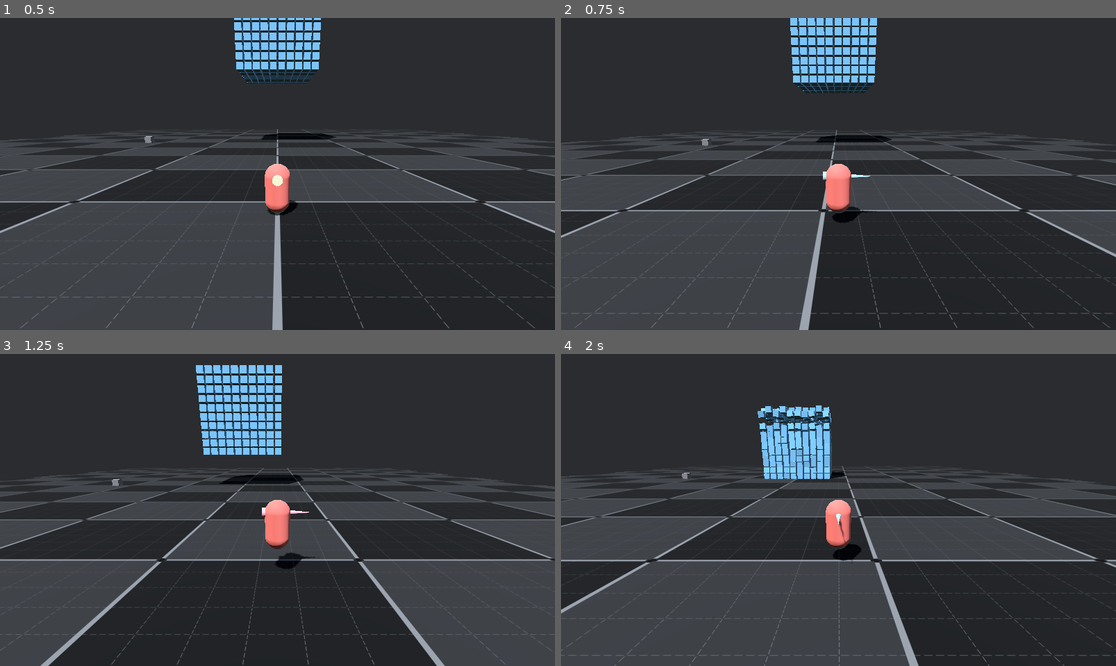
Above: before the commit, frames 1-4 (two rows, left to right).
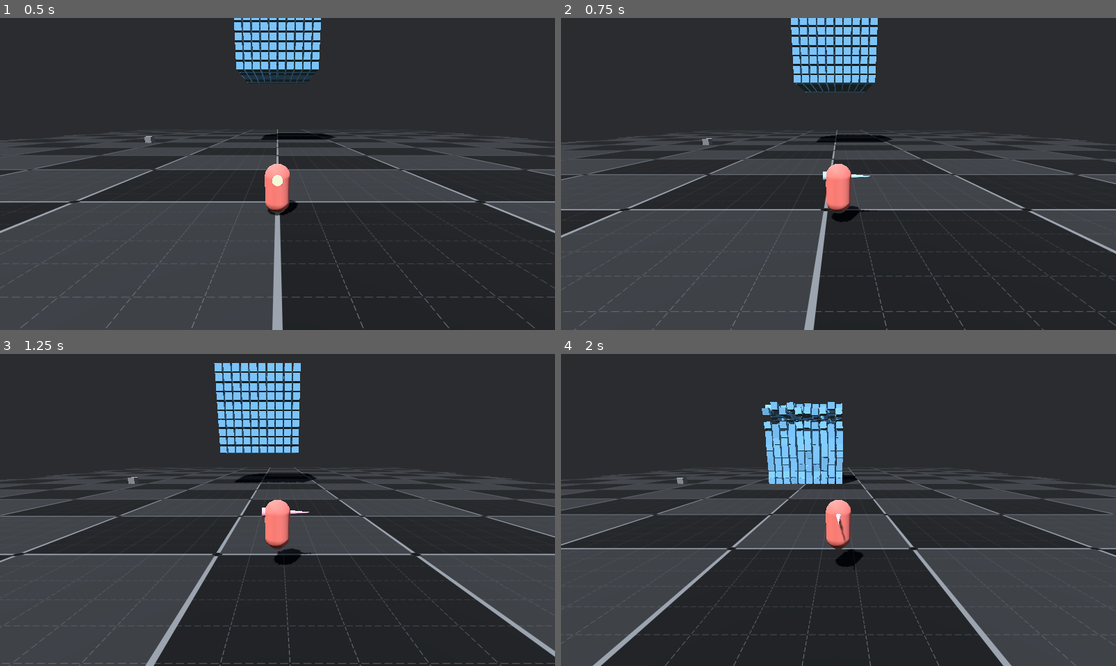
Above: after the commit, the same moments.

Repository: erikringwalters/jolt-test
Game: Godot game, scene res://main.tscn
The game is run twice, just before and just after one commit, with the same random seed, the same clock (stepped at 60 frames per second) and the same inputs.
Inputs (mouse positions are in pixels of both pictures, inside the frame that each line leads up to):
- Up to frame 1 (0.5 s): no input
- Up to frame 2 (0.75 s): move the mouse to (960, 158) at 0.52 s; hold D (move_right) from 0.53 s (still down); tap Space (jump) at 0.6 s
- Up to frame 3 (1.25 s): keep holding D (move_right); tap Space (jump) at 0.77, 1.07 s
- Up to frame 4 (2 s): move the mouse to (727, 525) at 1.27 s; release D (move_right) at 1.28 s; hold S (move_down) from 1.28 s (still down); click (727, 525) at 1.35 s; tap Space (jump) at 1.52, 1.55, 1.82 s

Frame 1 is identical in both runs. In frame 2, 4.2% of the frame differs, in the area x 0-100%, y 0-100%; in frame 3, 26%; in frame 4, 44%, in the area x 0-100%, y 15-100%.

Commit message:
limit jump movement

Diff:
--- a/scripts/player_rb.gd
+++ b/scripts/player_rb.gd
@@ -5,11 +5,12 @@
 
 
 @export_group("Movement")
-@export var move_speed := 10.0
+@export var move_speed := 7.5
 @export var acceleration := 50.0
 @export var rotation_speed := 12.0
-@export var jump_speed := 5.0
+@export var jump_speed := 4.5
 @export var jump_cooldown_time := 0.1
+@export var slow_movement_threshold := 0.1
 
 var _camera_input_direction := Vector2.ZERO
 var _last_movement_direction := Vector3.BACK
@@ -64,24 +65,27 @@
 	var move_direction := forward * raw_input.y + right * raw_input.x
 	move_direction.y = 0.0
 	move_direction = move_direction.normalized()
+
 	_set_state(move_direction)
 	_change_state_indicator_color()
-	var vel = linear_velocity.move_toward(move_direction * move_speed, acceleration * delta)
 
-	linear_velocity.x = clamp(vel.x, -move_speed, move_speed)
-	linear_velocity.z = clamp(vel.z, -move_speed, move_speed)
+	if state in [States.IDLE, States.RUNNING, States.SLIDING]:
+		# Movement
+		var vel = linear_velocity.move_toward(move_direction * move_speed, acceleration * delta)
+		linear_velocity.x = clamp(vel.x, -move_speed, move_speed)
+		linear_velocity.z = clamp(vel.z, -move_speed, move_speed)
 
-	if move_direction.length() > 0.2:
-		_last_movement_direction = move_direction
-	var target_angle := Vector3.BACK.signed_angle_to(_last_movement_direction, Vector3.UP)
-	_collision.global_rotation.y = target_angle
+		# Rotation
+		if move_direction.length() > slow_movement_threshold:
+			_last_movement_direction = move_direction
+		var target_angle := Vector3.BACK.signed_angle_to(_last_movement_direction, Vector3.UP)
+		_collision.global_rotation.y = target_angle
 
-	var _is_ready_to_jump = (
-		_is_grounded()
-		&& _jump_timer.is_stopped()
-	)
-
-	if Input.is_action_just_pressed("jump") && _is_ready_to_jump:
+	if (
+			Input.is_action_just_pressed("jump")
+			&& state in [States.IDLE, States.RUNNING, States.SLIDING]
+			&& _jump_timer.is_stopped()
+		):
 		linear_velocity.y = jump_speed
 		_jump_timer.start()
 
@@ -90,10 +94,9 @@
 
 func _set_state(move_direction:Vector3) -> void:
 	print(move_direction)
-	var movement_threshold = 0.1
 	if _is_grounded():
-		if is_horizontal_near_zero(move_direction, movement_threshold):
-			if is_horizontal_near_zero(linear_velocity, movement_threshold):
+		if is_horizontal_near_zero(move_direction, slow_movement_threshold):
+			if is_horizontal_near_zero(linear_velocity, slow_movement_threshold):
 				state = States.IDLE
 			else:
 				state = States.SLIDING
--- a/tres/ground_indicator.tres
+++ b/tres/ground_indicator.tres
@@ -1,4 +1,4 @@
 [gd_resource type="StandardMaterial3D" format=3 uid="uid://dacfhsljtbygc"]
 
 [resource]
-albedo_color = Color(1, 0.760687, 0.421496, 1)
+albedo_color = Color(0.98, 0.98, 0.82, 1)
